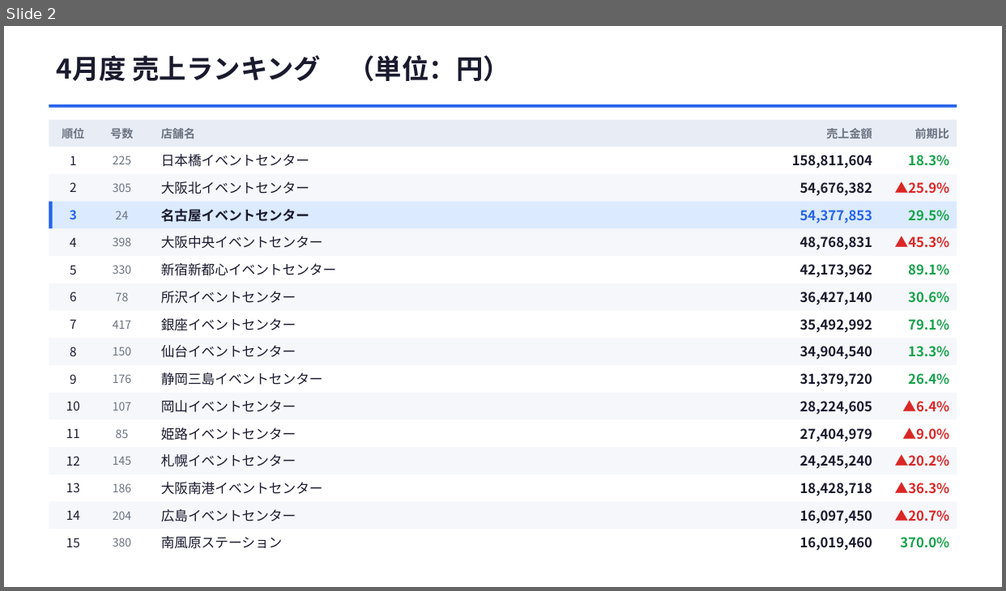
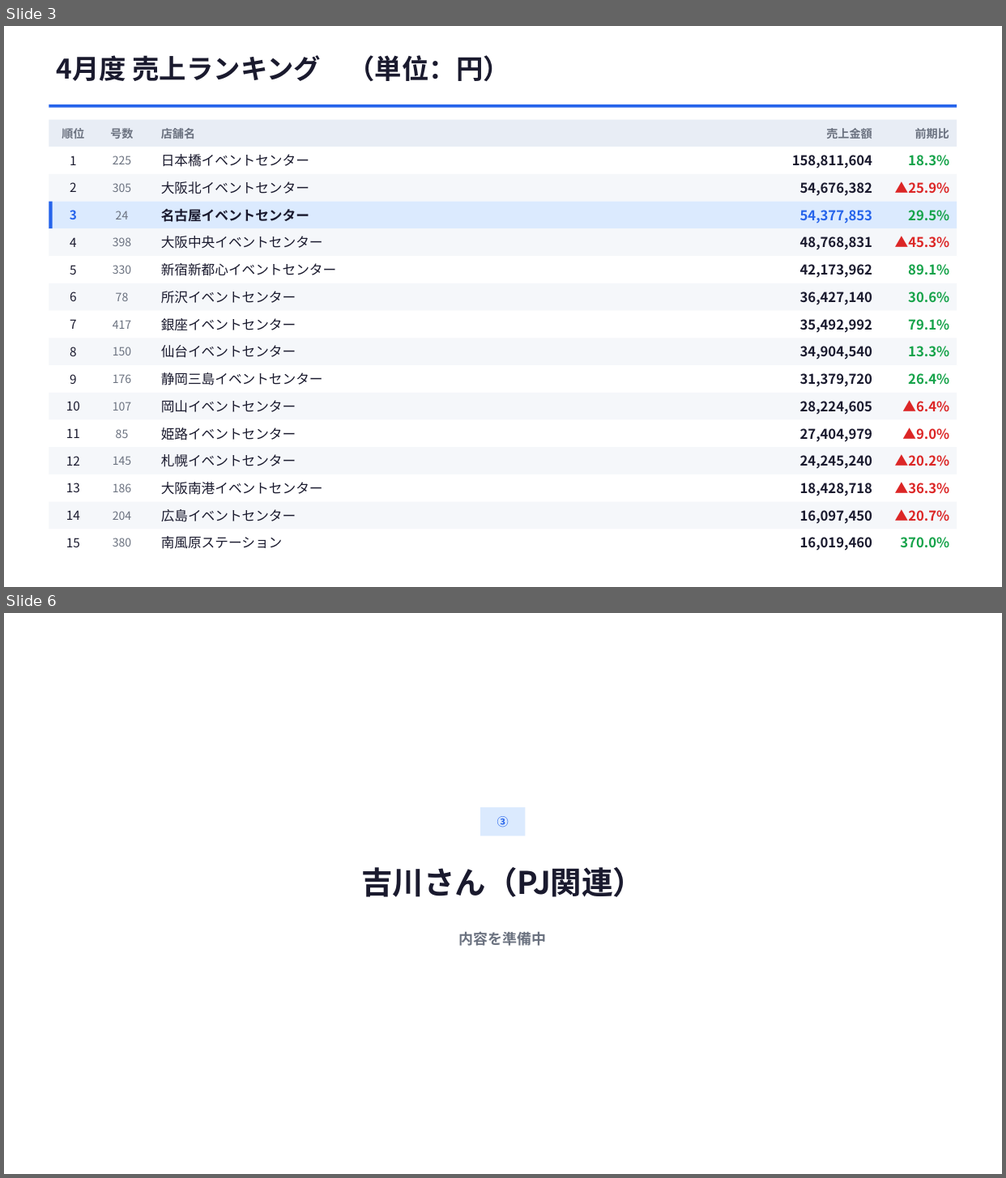
Before and after one commit to horihorihorihorichiz/-, a slide deck: slides/exports/sales-meeting.pptx. Shown one above the other, each under a label of ours: slide 2 before the commit, slides 3 and 6 after it; the slides between them are not shown. The pictures are 1006x591 and 1006x1178 pixels, drawn with LibreOffice and Linux fonts; fonts in the diff are those of the drawing. Boxes give left, top, right and bottom in pixels: in the first picture for what was removed or moved away, otherwise in the second. Text is boxed around its words. In the diff, an @@ line names an element or a change of style, - is before the commit and + after.

```diff
--- a/slides/exports/sales-meeting.pptx
+++ b/slides/exports/sales-meeting.pptx
@@ slide 6 added at (x1=4, y1=613, x2=1002, y2=1174), background #FFFFFF @@
@@ rectangle added at (x1=481, y1=807, x2=526, y2=836), fill #DBEAFE @@
@@ text added at (x1=497, y1=816, x2=509, y2=828), 11 pt, text #2563EB, bold @@
+③
@@ text added at (x1=361, y1=867, x2=644, y2=897), 30 pt, text #1A1A2E, bold @@
+吉川さん（PJ関連）
@@ text added at (x1=459, y1=931, x2=547, y2=946), 14 pt, text #6B7280, bold @@
+内容を準備中
@@ what was slide 2 is now slide 3 @@
```
Also in this commit, not shown: 5 other slides added, 2 other files.
